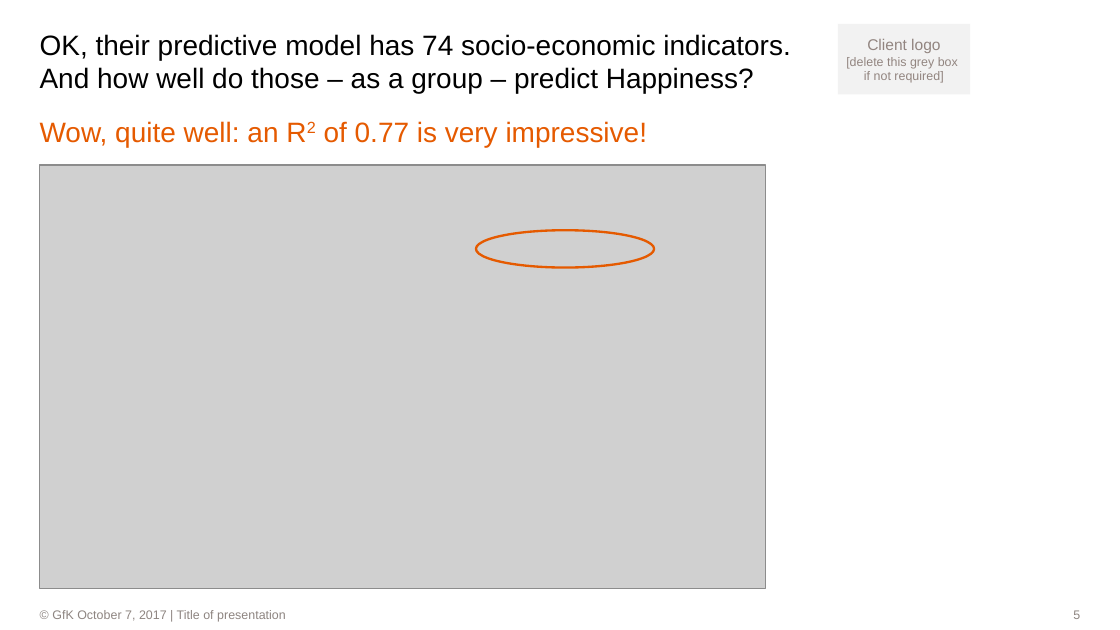
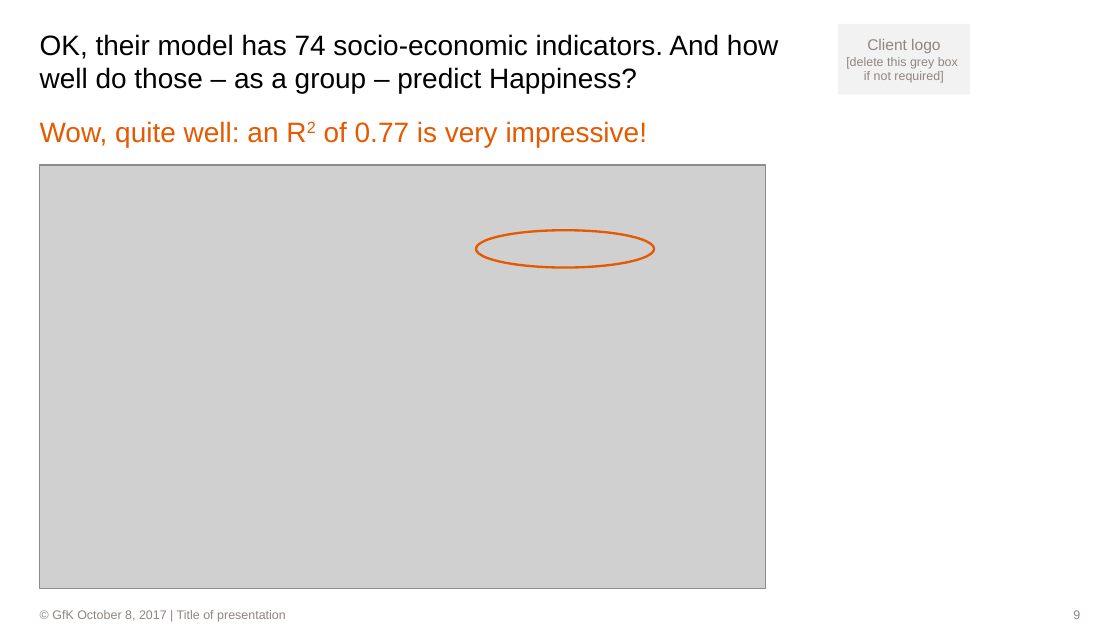
Before and after one commit to dl7631/Predict_World_Happiness, a slide deck: slide 9 of World Happiness.pptx (slide 5 before the commit). Drawn at 1120x630 pixels with LibreOffice and Linux fonts; fonts in the diff are those of the drawing; grey boxes stand for pictures; background and template pictures are left out. Boxes give left, top, right and bottom in pixels: in the first picture for what was removed or moved away, otherwise in the second. Text is boxed around its words. In the diff, an @@ line names an element or a change of style, - is before the commit and + after.

Commit message:
Work on Sunday, October 8

```diff
--- a/World Happiness.pptx
+++ b/World Happiness.pptx
@@ title at (40, 34, 778, 94): text changed @@
-OK, their predictive model has 74 socio-economic indicators. And how well do those – as a group – predict Happiness?
+OK, their model has 74 socio-economic indicators. And how well do those – as a group – predict Happiness?
@@ text at (52, 610, 286, 622): text changed @@
-                © GfK October 7, 2017 | Title of presentation
+                © GfK October 8, 2017 | Title of presentation
```
Also in this commit, not shown: 14 other slides changed, 17 slides added, 10 slides removed, 4 other files.
